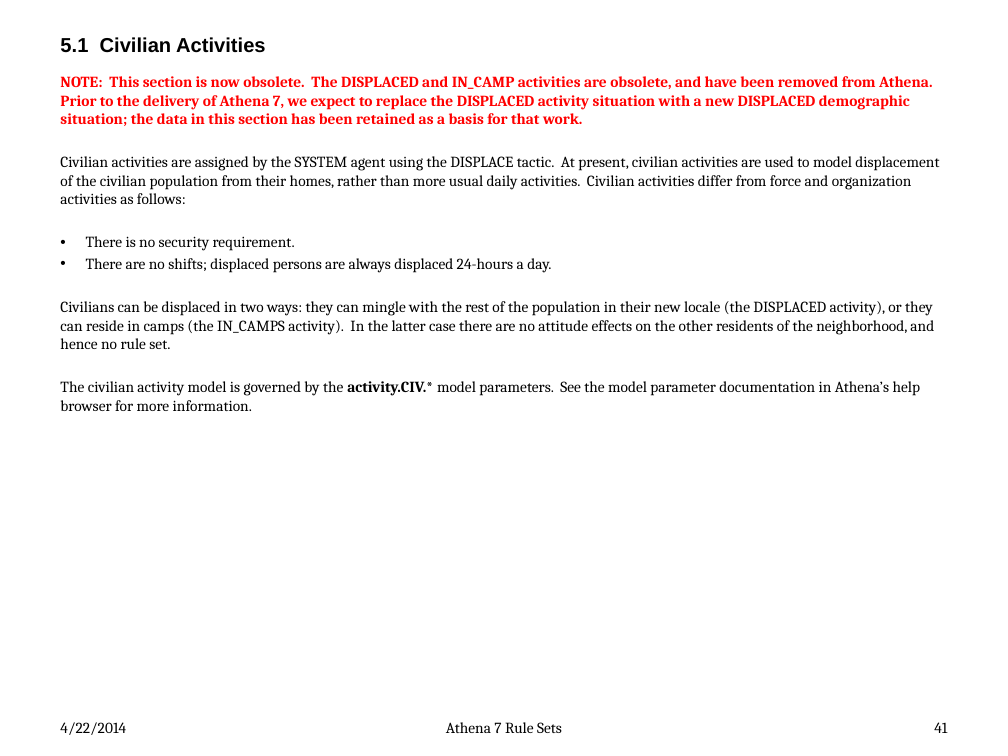
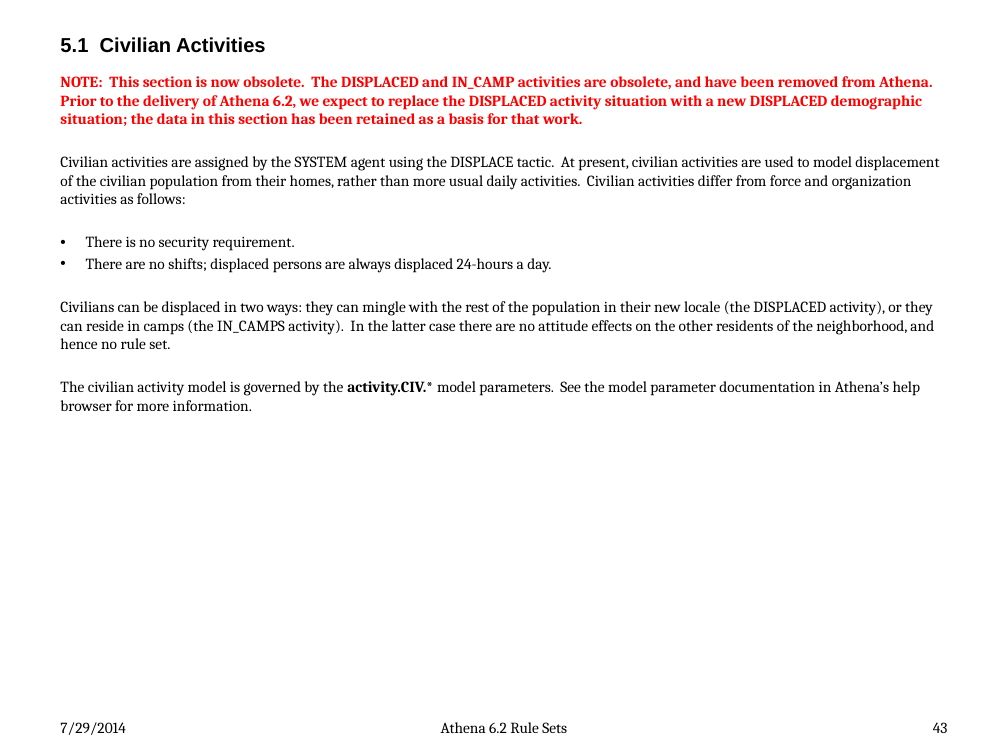
Before and after one commit to AthenaModel/athena-legacy, a slide deck: slide 43 of docs/dev/rules.pptx (slide 41 before the commit). Drawn at 1008x756 pixels with LibreOffice and Linux fonts; fonts in the diff are those of the drawing. Boxes give left, top, right and bottom in pixels: in the first picture for what was removed or moved away, otherwise in the second. Text is boxed around its words. In the diff, an @@ line names an element or a change of style, - is before the commit and + after.

```diff
--- a/docs/dev/rules.pptx
+++ b/docs/dev/rules.pptx
@@ text at bbox=[60, 76, 933, 126]: text changed @@
-NOTE: This section is now obsolete. The DISPLACED and IN_CAMP activities are obsolete, and have been removed from Athena. Prior to the delivery of Athena 7, we expect to replace the DISPLACED activity situation with a new DISPLACED demographic situation; the data in this section has been retained as a basis for that work.
+NOTE: This section is now obsolete. The DISPLACED and IN_CAMP activities are obsolete, and have been removed from Athena. Prior to the delivery of Athena 6.2, we expect to replace the DISPLACED activity situation with a new DISPLACED demographic situation; the data in this section has been retained as a basis for that work.
@@ text at bbox=[60, 722, 125, 735]: text changed @@
-4/22/2014
+7/29/2014
@@ text at bbox=[441, 722, 567, 733]: text changed @@
-Athena 7 Rule Sets
+Athena 6.2 Rule Sets
@@ page number at bbox=[933, 722, 948, 733]: text changed @@
-41
+43
```
Also in this commit, not shown: 72 other slides changed, 2 slides added, 6 other files.
